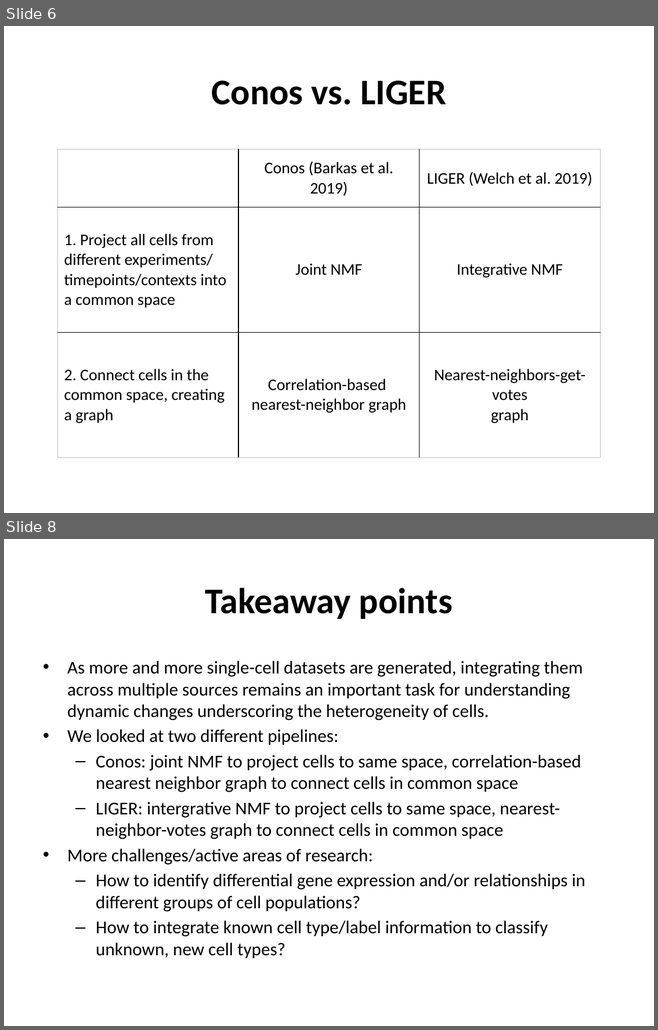
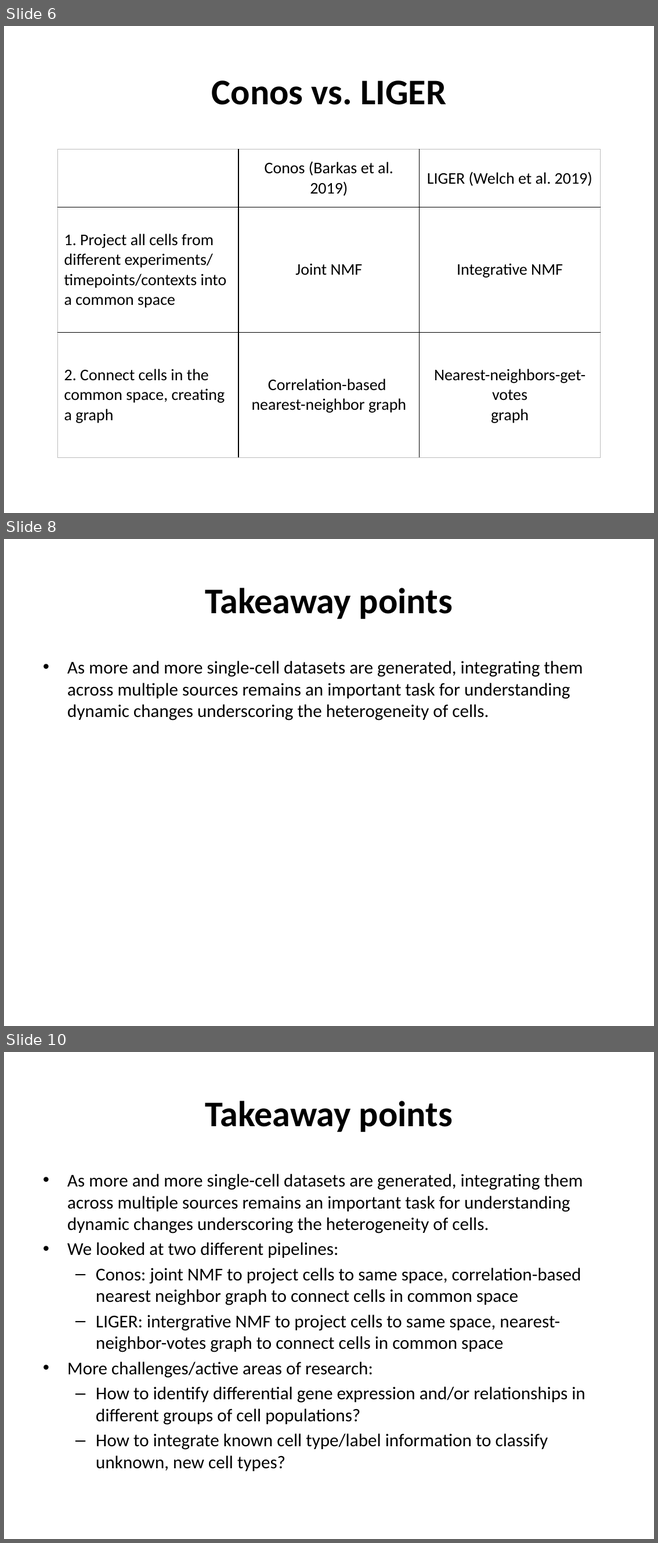
Before and after one commit to Roy-lab/compnetbio-singlecell-integration, a slide deck: 20191105_CompNetBio_Slides.pptx. Shown one above the other, each under a label of ours: slides 6 and 8 before the commit, slides 6, 8 and 10 after it; the slides between them are not shown. The pictures are 658x1030 and 658x1543 pixels, drawn with LibreOffice and Linux fonts; fonts in the diff are those of the drawing. Boxes give left, top, right and bottom in pixels: in the first picture for what was removed or moved away, otherwise in the second. Text is boxed around its words. In the diff, an @@ line names an element or a change of style, - is before the commit and + after.

```diff
--- a/20191105_CompNetBio_Slides.pptx
+++ b/20191105_CompNetBio_Slides.pptx
@@ slide 8 added at box(4, 539, 654, 1026), background #FFFFFF @@
@@ title added at box(205, 588, 452, 619), 40 pt, text #000000, bold @@
+Takeaway points
@@ text added at box(67, 661, 582, 721), 20 pt, text #000000 @@
+• As more and more single-cell datasets are generated, integrating them across multiple sources remains an important task for understanding dynamic changes underscoring the heterogeneity of cells.
@@ what was slide 8 is now slide 10 @@
```
Also in this commit, not shown: 1 slide changed, 1 other slide added.
